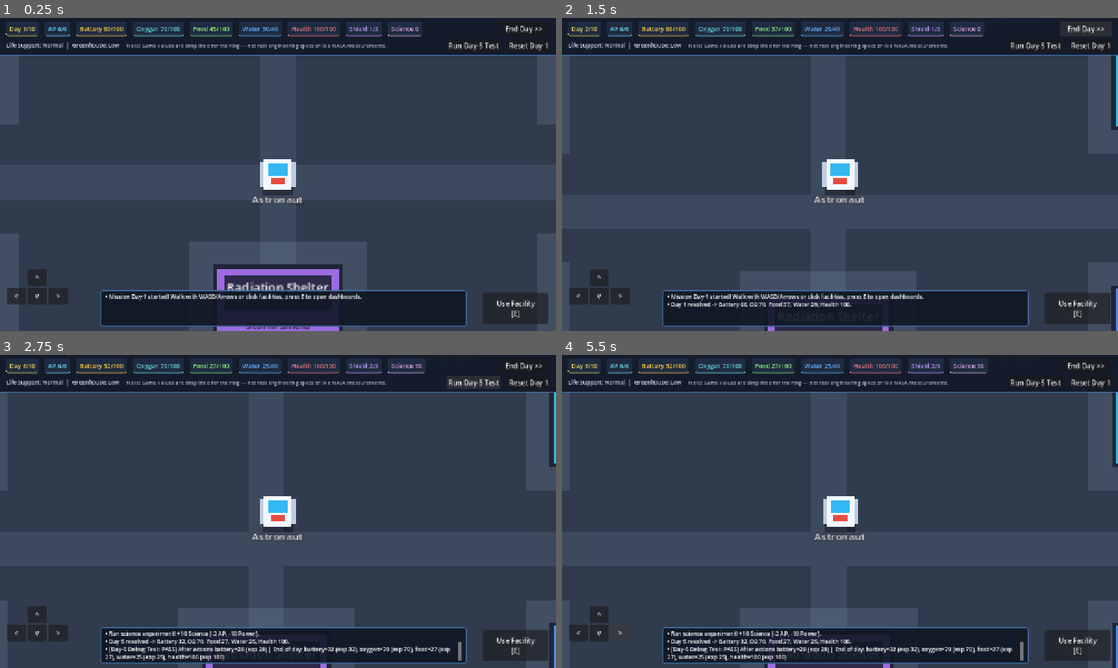
Above: before the commit, frames 1-4 (two rows, left to right).
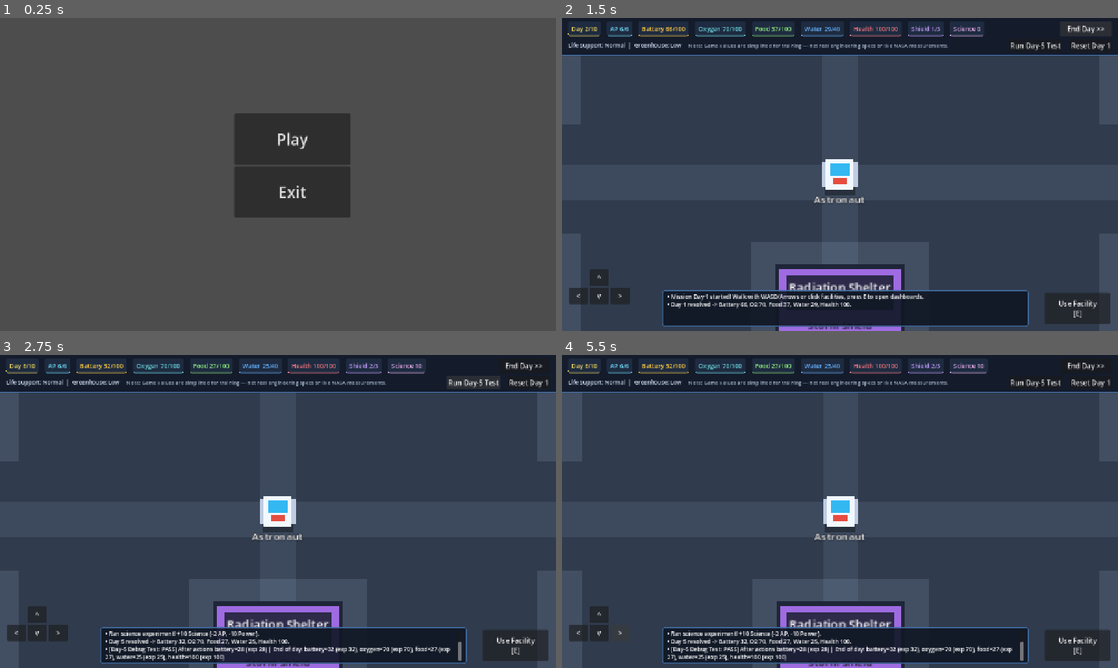
Above: after the commit, the same moments.

Repository: Inno-san/nasa_lunar_
Game: Godot game, scene res://scenes/main_menu.tscn
The game is run twice, just before and just after one commit, with the same random seed, the same clock (stepped at 60 frames per second) and the same inputs. Before the commit the project starts from res://scenes/lunar_base.tscn.
Inputs (mouse positions are in pixels of both pictures, inside the frame that each line leads up to):
- Up to frame 1 (0.25 s): no input
- Up to frame 2 (1.5 s): click (856, 140) at 0.5 s, where only the run after the commit has a clickable "Play"; click "End Day >>" at 1.25 s
- Up to frame 3 (2.75 s): click "Run Day-5 Test" at 2 s
- Up to frame 4 (5.5 s): click "^" at 2.75 s; click "<" at 3.5 s; click "v" at 4.25 s; click ">" at 5 s

The runs differ from the first frame. In frame 1, 83% of the frame differs, in the area x 0-100%, y 0-100%; in frame 2, 2.5%; in frame 3, 2.5%; in frame 4, 2.4%.

Commit message:
added first main_menu

Diff:
--- a/project.godot
+++ b/project.godot
@@ -11,7 +11,7 @@
 [application]
 
 config/name="Lunar Outpost: Mission 01"
-run/main_scene="res://scenes/lunar_base.tscn"
+run/main_scene="uid://4pljji75tomy"
 config/features=PackedStringArray("4.7", "GL Compatibility")
 config/icon="res://icon.svg"
 
--- /dev/null
+++ b/scenes/astronaut.gdshader
@@ -0,0 +1,8 @@
+shader_type canvas_item;
+uniform sampler2D visiual;
+uniform float size:hint_range(0.0, 1.0);
+
+void fragment() {
+	vec2 uv = (2.*UV)-1.;
+	COLOR.a= step(length(uv),size);
+}
--- a/scenes/lunar_base.tscn
+++ b/scenes/lunar_base.tscn
@@ -14,7 +14,6 @@
 
 [node name="LunarBase" type="Node2D" unique_id=252617055]
 script = ExtResource("1_base")
-metadata/_edit_horizontal_guides_ = [721.0]
 
 [node name="RegolithBackground" type="ColorRect" parent="." unique_id=954658743]
 offset_right = 1280.0
--- /dev/null
+++ b/scenes/main_menu.gd
@@ -0,0 +1,9 @@
+extends Control
+
+
+func _on_play_button_pressed() -> void:
+	get_tree().change_scene_to_file("res://scenes/lunar_base.tscn")
+
+
+func _on_exit_button_pressed() -> void:
+	get_tree().quit()
--- /dev/null
+++ b/scenes/main_menu.tscn
@@ -0,0 +1,45 @@
+[gd_scene format=3 uid="uid://4pljji75tomy"]
+
+[ext_resource type="Script" uid="uid://b68mqanvjtfxm" path="res://scenes/main_menu.gd" id="1_l6cm7"]
+
+[node name="main_menu" type="Control" unique_id=1211032967]
+layout_mode = 3
+anchors_preset = 15
+anchor_right = 1.0
+anchor_bottom = 1.0
+offset_left = 1.0
+offset_top = -16.0
+offset_right = 1.0
+offset_bottom = -16.0
+grow_horizontal = 2
+grow_vertical = 2
+script = ExtResource("1_l6cm7")
+
+[node name="VBoxContainer" type="VBoxContainer" parent="." unique_id=1720413296]
+layout_mode = 1
+anchors_preset = -1
+anchor_left = 0.42
+anchor_top = 0.328
+anchor_right = 0.63
+anchor_bottom = 0.661
+grow_horizontal = 2
+grow_vertical = 2
+
+[node name="Play_Button" type="Button" parent="VBoxContainer" unique_id=1390108122]
+layout_mode = 2
+size_flags_vertical = 3
+theme_override_font_sizes/font_size = 36
+action_mode = 0
+text = "Play
+"
+
+[node name="Exit_button" type="Button" parent="VBoxContainer" unique_id=1576957194]
+layout_mode = 2
+size_flags_vertical = 3
+theme_override_font_sizes/font_size = 36
+text = "Exit
+
+"
+
+[connection signal="pressed" from="VBoxContainer/Play_Button" to="." method="_on_play_button_pressed"]
+[connection signal="pressed" from="VBoxContainer/Exit_button" to="." method="_on_exit_button_pressed"]
--- a/scripts/player/astronaut.gd
+++ b/scripts/player/astronaut.gd
@@ -1,6 +1,4 @@
 extends CharacterBody2D
-## Top-down 2D Astronaut controller.
-## Supports WASD/Arrow keys, on-screen touch D-pad, cursor click-to-move/click-facility, and E to interact.
 
 @export var walk_speed: float = 240.0
 
Not shown, added: scenes/astronaut.gdshader.uid
Not shown, added: scenes/main_menu.gd.uid
